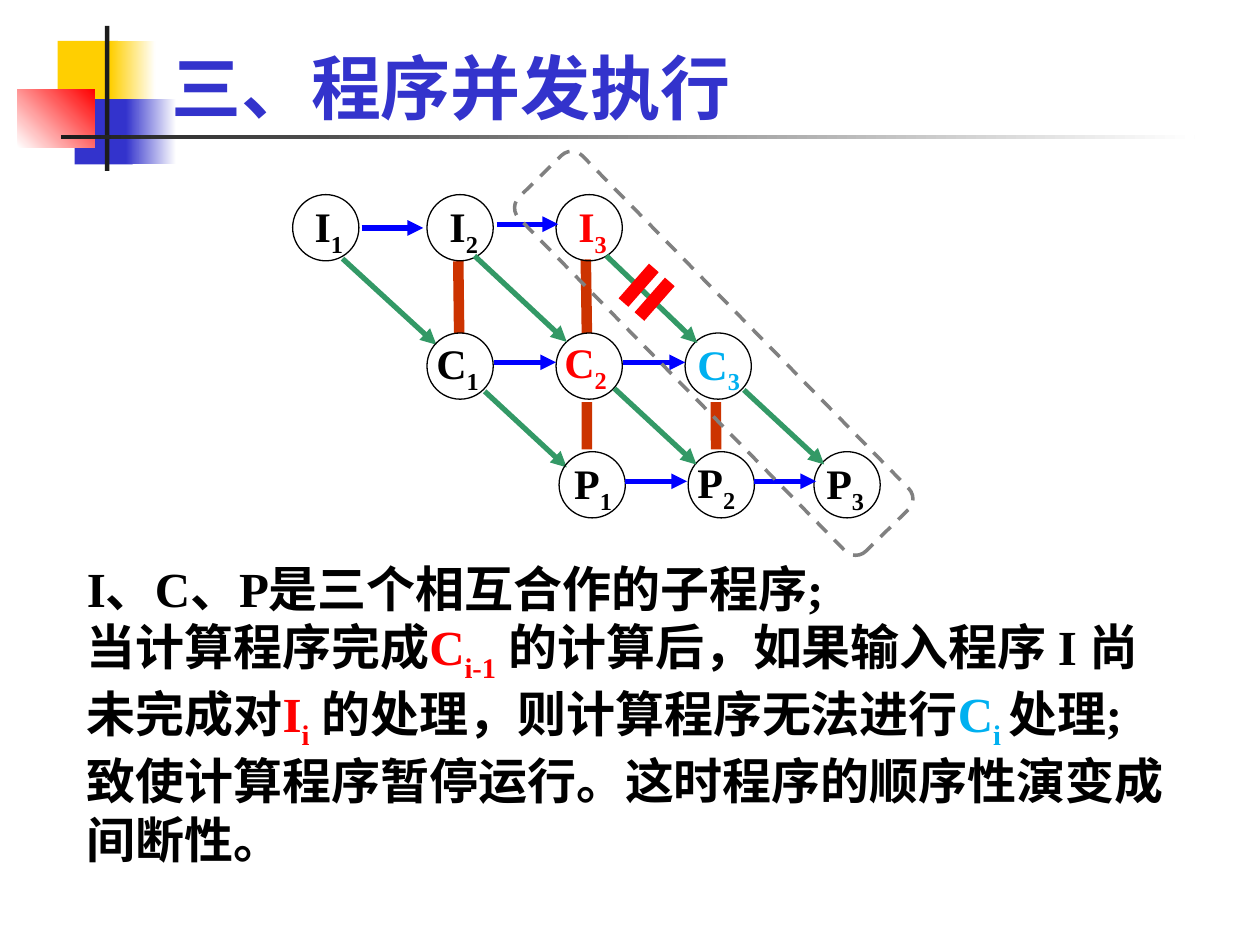
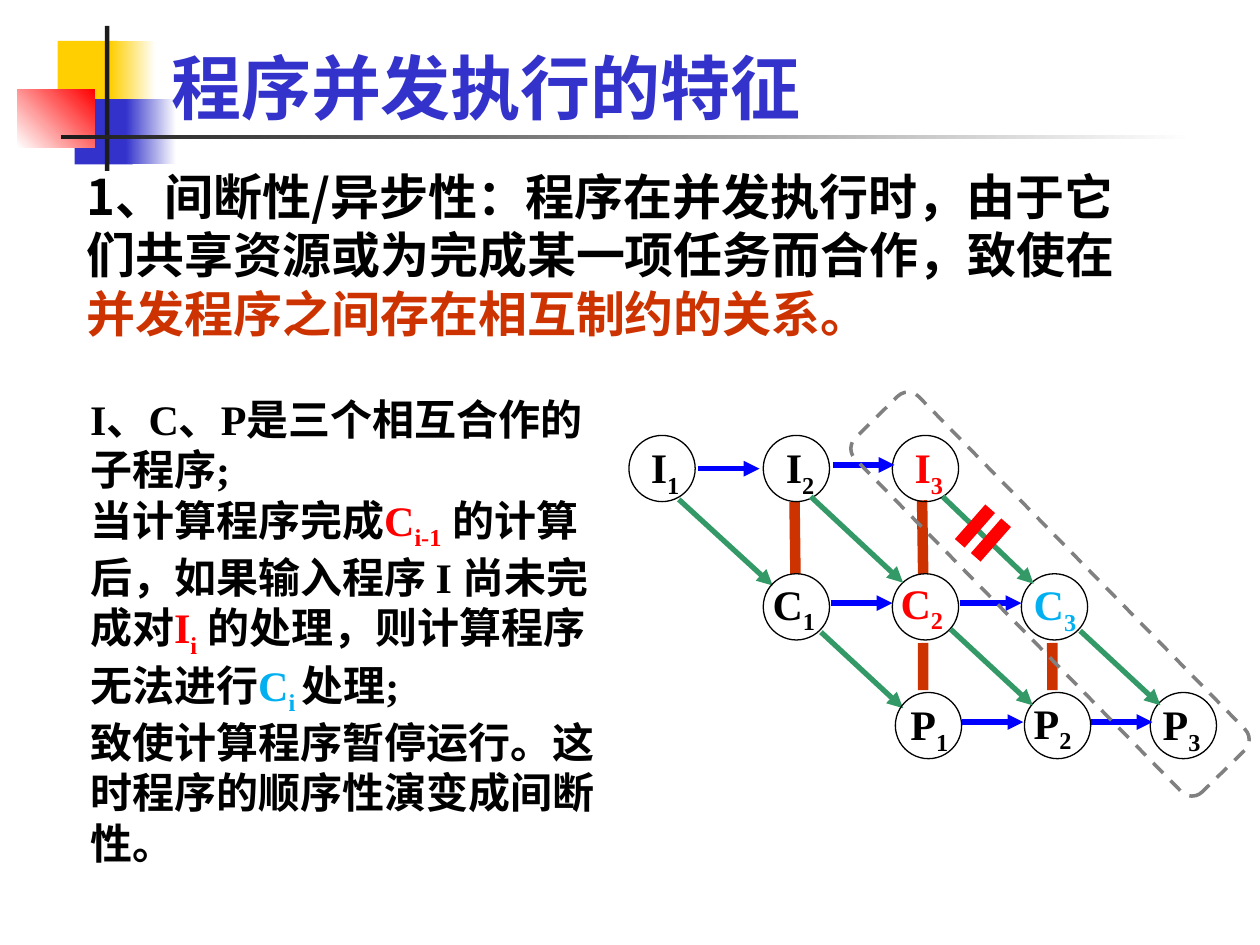
Before and after one commit to rjnew/OS, a slide deck: slide 13 of OS02.1 进程.pptx (slide 14 before the commit). Drawn at 1260x945 pixels with LibreOffice and Linux fonts; fonts in the diff are those of the drawing. Boxes give left, top, right and bottom in pixels: in the first picture for what was removed or moved away, otherwise in the second. Text is boxed around its words. In the diff, an @@ line names an element or a change of style, - is before the commit and + after.

```diff
--- a/OS02.1 进程.pptx
+++ b/OS02.1 进程.pptx
@@ title at bbox=[171, 54, 800, 121]: text changed @@
-三、程序并发执行
+程序并发执行的特征
@@ text added at bbox=[87, 165, 1115, 337], 28 pt, text #000000, bold @@
+1、间断性/异步性：程序在并发执行时，由于它们共享资源或为完成某一项任务而合作，致使在并发程序之间存在相互制约的关系。
@@ text "I、C、P是三个相互合作的子程序;": place and size @@
-text "I、C、P是三个相互合作的子程序;" at bbox=[87, 568, 1164, 863]
+text "I、C、P是三个相互合作的子程序;" at bbox=[90, 402, 594, 863]
@@ text "I、C、P是三个相互合作的子程序;" at bbox=[90, 402, 594, 863]: size 28 to 24 pt @@
@@ 12 freeform shapes, 9 texts, 9 ellipses, 4 lines, 1 rounded rectangle, 1 math equal: place and size @@
-12 freeform shapes, 9 texts, 9 ellipses, 4 lines, 1 rounded rectangle, 1 math equal at bbox=[292, 145, 919, 562]
+12 freeform shapes, 9 texts, 9 ellipses, 4 lines, 1 rounded rectangle, 1 math equal at bbox=[629, 386, 1255, 802]
```
Also in this commit, not shown: 18 other slides changed, 2 slides added, 2 slides removed.
